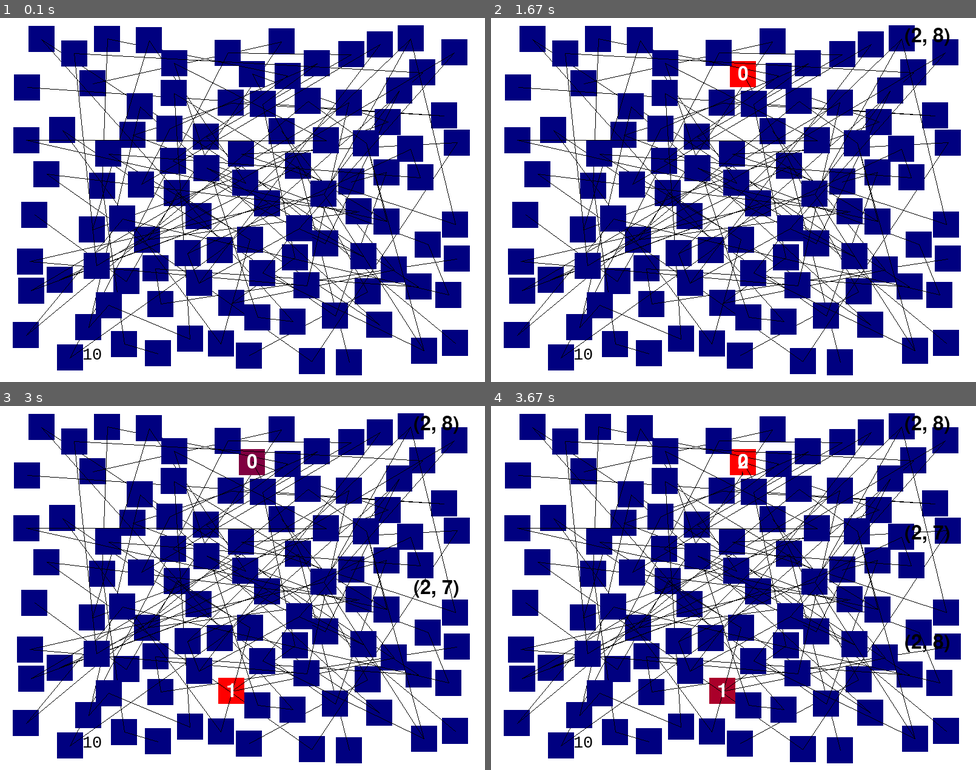
Above: before the commit, frames 1-4 (two rows, left to right).
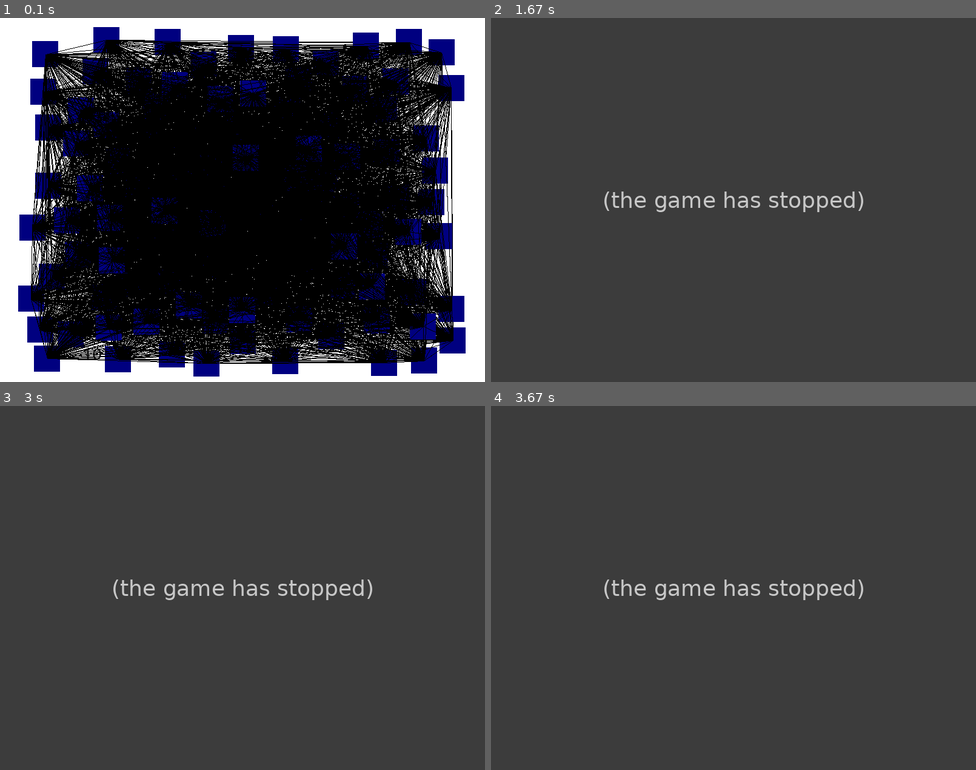
Above: after the commit, the same moments.

Repository: Dryspell/NetworkxPygameExp
Game: pygame game, started from main.py
The game is run twice, just before and just after one commit, with the same random seed, the same clock (stepped at 60 frames per second) and the same inputs.
Inputs:
- Up to frame 1 (0.1 s): no input
- Up to frame 2 (1.67 s): no input
- Up to frame 3 (3 s): no input
- Up to frame 4 (3.67 s): no input

The runs differ from the first frame. In frame 1, 72% of the frame differs, in the area x 2-97%, y 2-99%; in frame 2, 100%, in the area x 0-100%, y 0-100%; in frame 3, 100%; in frame 4, 100%.
Error after the commit: AttributeError: 'dict' object has no attribute 'index' (main.py line 157); the game stopped at 1 s (later frames are placeholders)

Commit message:
updated dicts to classes

Diff:
--- a/main.py
+++ b/main.py
@@ -5,11 +5,7 @@
 import networkx as nx
 import numpy as np
 import pandas
-
-# G = nx.grid_graph(dim=(3,3))
-# print(nx.to_pandas_adjacency(G))
-# print(nx.to_dict_of_lists(G))
-# print(nx.to_dict_of_dicts(G))
+from pyparsing import col
 
 WHITE = (255, 255, 255)
 GREEN = (0, 255, 0)
@@ -25,6 +21,149 @@
         if node['name'] == name:
             return node
 
+class Node:
+    name = ""
+    nodeCoords = ()
+    rectCoords = ()
+    color = ()
+    neighbors = []
+    edges = []
+    cellSize = 5
+
+    def __init__(self,name,nodes,matrix,cellSize):
+        self.name = name
+        self.nodeCoords = ()
+        self.rectCoords = ()
+        self.color = BLUE
+        neighbors = []
+        self.cellSize = cellSize
+
+        #generateNeighbors()
+        adjData = matrix[self.name]
+        adjDF = pd.DataFrame(adjData)
+        edgeData = adjDF.loc[adjDF.iloc[:, 0] == 1].index.values
+        for edge in edgeData:
+            for node in nodes:
+                if node.name == edge:
+                    self.edges.append(edge)
+                    self.neighbors.append(node)
+                    node.edges.append(edge)
+                    node.neighbors.append(self)
+                    # pygame.draw.line(display_surface,BLACK,self.nodeCoords,node.nodeCoords)
+                    break
+
+
+    def assignRandomPos(self,nodesToAvoid):
+        radius = self.cellSize
+        nodeInGoodPosition = True
+        self.nodeCoords = (float(random.random())*0.9*X + 0.05*X, float(random.random()) * 0.9*Y + 0.05*Y)
+        self.rectCoords = (self.nodeCoords[0] + (-0.45 * self.cellSize),
+                            self.nodeCoords[1] + (-0.45 * self.cellSize), .9 * self.cellSize,
+                            .9 * self.cellSize)
+        if len(nodesToAvoid) < 2:
+            return
+        for j in range(len(nodesToAvoid)):
+            distance = np.linalg.norm(np.subtract(nodesToAvoid[j].nodeCoords, self.nodeCoords))
+            if distance < radius:
+                self.assignRandomPos(nodesToAvoid)
+                return
+
+class Widget():
+    centerCoords = ()
+    checkpoints = []
+    vector = ()
+    direction = ()
+    shift = ()
+    minLerpCounter = 0
+    counter = minLerpCounter
+    maxLerpCounter = 1000
+    lerpFrequency = 20
+    size = 5
+    movement = 10
+
+    triangleCoords = [[1,0],
+                    [np.cos(np.pi *(2/3)), np.sin(np.pi*(2/3))],
+                    [np.cos(np.pi *(4/3)), np.sin(np.pi*(4/3))]]
+
+    def __init__(self,size, movement, checkpoints):
+        self.checkpoints = checkpoints
+        self.centerCoords = checkpoints[0].nodeCoords
+        self.minLerpCounter = 0
+        counter = self.minLerpCounter
+        self.maxLerpCounter = 1000
+        self.lerpFrequency = 20
+        self.size = 5
+        self.movement = 10
+
+        self.vector = np.subtract(self.checkpoints[0].nodeCoords,self.checkpoints[1].nodeCoords)
+        self.direction = self.vector / np.linalg.norm(self.vector)
+        self.shift = np.multiply(movement, self.direction)
+
+        for i in range(len(self.triangleCoords)):
+            self.triangleCoords[i] = [self.triangleCoords[i][0] * size, self.triangleCoords[i][1]*size]
+            self.triangleCoords[i] = [self.triangleCoords[i][0] + self.centerCoords[0][0], self.triangleCoords[i][1]+self.centerCoords[0][1]]
+
+    def animateWidget(self):
+        raise NotImplementedError
+
+    def updateWidget(self):
+        self.counter +=1
+        for i in self.triangleCoords:
+            for j in self.triangleCoords[i]:
+                x = self.triangleCoords[i][j][0]
+                y = self.triangleCoords[i][j][1]
+                self.triangleCoords[i][j] = pygame.math.Vector2((x,y)).lerp(self.checkpoints[1].nodeCoords,self.counter / self.maxLerpCounter)
+
+    def drawWidget(self,display_surface):
+        pygame.draw.polygon(display_surface, BLACK, self.triangleCoords)
+class Path():
+    parentNodes = []
+    pathNodes = {}
+    pathEdges = []
+    pathWidgets = {}
+    animators = []
+
+    def __init__(self,nodes,start=()):
+        parentNodes = nodes
+        pathNodes = {}
+        pathEdges = []
+        pathWidgets = {}
+        animators = []
+        self.addNode(start)
+        if (start == ()):
+            self.pathNodes[0] = nodes[random.randint(0,len(nodes)-1)]
+        print(self.pathNodes)
+
+    def getLast(self,negIndex=1):
+        return self.pathNodes[len(self.pathNodes)-negIndex]
+
+    def addNode(self,node):
+        self.pathNodes[len(self.pathNodes)] = node
+        if len(self.pathNodes)>1:
+            lastEdge = [self.getLast(1).nodeCoords,self.getLast(2).nodeCoords]
+            self.pathEdges.append([self.getLast(1),self.getLast(2)])
+            self.pathWidgets[len(self.pathEdges)] = []
+            # self.animators.append(animatePath(lastEdge,20,10))
+            # self.animators[-1].__next__()
+
+    def randomStep(self):
+        print(self.pathNodes)
+        nextStep = self.getLast(1).neighbors[random.randint(0,len(self.getLast(1).neighbors)-1)]
+        self.addNode(nextStep)
+        self.updateColors()
+
+    def updateColors(self):
+        for node in self.pathNodes:
+            index = self.pathNodes.index(node)
+            r = (((index + 1) / len(path))* SPECIALCOLOR[0]) + (((len(path)-index - 1) / len(path))* BLUE[0])
+            g = (((index + 1) / len(path))* SPECIALCOLOR[1]) + (((len(path)-index - 1) / len(path))* BLUE[1])
+            b = (((index + 1) / len(path))* SPECIALCOLOR[2]) + (((len(path)-index - 1) / len(path))* BLUE[2])
+            node.color = (r,g,b)
+
+    def genAnimationWidgets(self, size, movement):
+        for edge in self.pathWidgets.index:
+            self.pathWidgets[edge].append(Widget(size,movement,edge[0].nodeCoords))
+
 def generateGraph(k):
     dimG = 1
     G = nx.grid_graph(dim=(k, k))
@@ -34,65 +173,25 @@
     for i in range(int(np.ceil(0.5 * len(matrix)))):
         if i * i >= len(matrix):
             dimG = i
-            # print(dimG)
             break
 
-
-    nodeData = {'name': "",
-                'adjData': "",
-                'nodeCoords': (),
-                'rectCoords': (),
-                'color': "",
-                'edgeData' : [],
-                'edgeVectors':{}}
     nodes = []
-
     for i in range(len(matrix)):
-        nodeData['name'] = matrix.index[i]
-        nodeData['adjData'] = matrix[nodeData['name']]
         col = 1 + (i % dimG)
         row = 1 + np.floor(i / dimG)
         cellSize = min(.8 * X, .8 * Y) / dimG
 
-        # nodeData['nodeCoords'] = ((float(col * cellSize), float(row * cellSize)))
-        # nodeData['nodeCoords'] = (float(random.random()) * dimG * cellSize, float(random.random()) * dimG * cellSize)
-        def assignRandomPos():
-            radius = cellSize
-            nodeInGoodPosition = True
-            nodeData['nodeCoords'] = (float(random.random())*0.9*X + 0.05*X, float(random.random()) * 0.9*Y + 0.05*Y)
-            if len(nodes) < 2:
-                return
-            for j in range(len(nodes)):
-                distance = np.linalg.norm(np.subtract(nodes[j]['nodeCoords'], nodeData['nodeCoords']))
-                print(distance)
-                if distance < radius:
-                    assignRandomPos()
-                    return
-
-        assignRandomPos()
-
-        nodeData['rectCoords'] = (nodeData['nodeCoords'][0] + (-0.45 * cellSize),
-                                       nodeData['nodeCoords'][1] + (-0.45 * cellSize), .9 * cellSize,
-                                       .9 * cellSize)
-        nodeData['color'] = BLUE
-
-        adjDF = pd.DataFrame(nodeData['adjData'])
-        nodeData['edgeData'] = adjDF.loc[adjDF.iloc[:, 0] == 1].index.values
-
-        nodes.append(nodeData.copy())
-
-    nodesDF = pd.DataFrame(nodes)
-    for node in nodes:
-        for edge in node['edgeData']:
-            node['edgeVectors'][edge] = (node['nodeCoords'], (getNodeDataByName(edge,nodes)['nodeCoords']))
-            # print(node['edgeVectors'])
+        newNode = Node(matrix.index[i],nodes,matrix,cellSize)
+        newNode.assignRandomPos(nodes)
+        nodes.append(newNode)
+
     return nodes
 
 def drawGraph(nodes,pathData, display_surface):
     for node in nodes:
-        pygame.draw.rect(display_surface, node['color'], node['rectCoords'])
-        for edge in node['edgeData']:
-            pygame.draw.line(display_surface,(0,0,0),node['edgeVectors'][edge][0], node['edgeVectors'][edge][1])
+        pygame.draw.rect(display_surface, node.color, node.rectCoords)
+        for neighbor in node.neighbors:
+            pygame.draw.line(display_surface,(0,0,0),node.nodeCoords,neighbor.nodeCoords)
 
     font = pygame.font.Font('freesansbold.ttf', 32)
     try:
@@ -129,113 +228,19 @@
 #     if mode == "ALL":
 #         for index in pathData:
 
-def animatePath(coords,size,movement, display_surface):
-    if len(coords) < 2:
-        return
-
-    vector = np.subtract(coords[1],coords[0])
-    direction = vector / np.linalg.norm(vector)
-    shift = np.multiply(movement, direction)
-    # print(shift)
-
-    triangleCoords = [[1,0],
-                      [np.cos(np.pi *(2/3)), np.sin(np.pi*(2/3))],
-                      [np.cos(np.pi *(4/3)), np.sin(np.pi*(4/3))]]
-    # print(triangleCoords)
-    for i in range(len(triangleCoords)):
-        triangleCoords[i] = [triangleCoords[i][0] * size, triangleCoords[i][1]*size]
-        triangleCoords[i] = [triangleCoords[i][0] + coords[0][0], triangleCoords[i][1]+coords[0][1]]
-
-    widgets = {}
-    widgets['coords'] = []
-    widgets['counters'] = [0]
-    widgets['index'] = []
-    COUNTERMAX = 1000
-    FREQUENCY = 20
-    try:
-        while True:
-            if widgets['counters'][0] % FREQUENCY == 0:
-                widgets['counters'].append(0)
-                widgets['coords'].append(triangleCoords)
-                widgets['index'].append(len(widgets['coords']) - 1)
-            for i in range(len(widgets['coords'])):
-                for j in range(len(widgets['coords'][i])):
-                    x = widgets['coords'][i][j][0]
-                    y = widgets['coords'][i][j][1]
-                    # print(x,y)
-                    widgets['coords'][i][j] = pygame.math.Vector2((x,y)).lerp(coords[1],widgets['counters'][i]/COUNTERMAX)
-                    widgets['counters'][i] +=1
-                    if widgets['counters'][i] >= COUNTERMAX:
-                        return
-                    # # print(widget)
-                    # for i in range(len(widgets['coords'][k])):
-                    #     widgets['coords'][i] = [widgets['coords'][i][0] + shift[0], widgets['coords'][i][1]+shift[1]]
-                    # print(widget)
-                    pygame.draw.polygon(display_surface, BLACK, widgets['coords'][i])
-            (yield)
-    except GeneratorExit:
-        return
-
 def drawClock(text, display_surface):
     font = pygame.font.SysFont('Consolas', 30)
     display_surface.blit(font.render(text, True, (0, 0, 0)), (0.15 * X, 0.9 * Y))
 
-def randomStep(pathData, nodes, display_surface):
-    if not pathData:
-        pathData['path'] = {}
-        pathData['pathString'] = ""
-        pathData['animators'] = []
-        pathData['pathCoords'] = []
-        hasUnique = False
-        for node in nodes:
-            if node['color'] == SPECIALCOLOR:
-                hasUnique = True
-                unique = node
-            else:
-                node['color'] = BLUE
-        if not hasUnique:
-            hasUnique = True
-            unique = nodes[random.randint(0,len(nodes)-1)]
-            unique['color'] = SPECIALCOLOR
-            pathData['path'][0] = unique
-
-    else:
-        unique = pathData['path'][len(pathData['path'])-1]
-        nextStep = getNodeDataByName(unique['edgeData'][random.randint(0,len(unique['edgeData'])-1)],nodes)
-        pathData['pathCoords'].append(nextStep['nodeCoords'])
-        # print(nextStep)
-        pathData['pathString'] += "\n"+str(np.subtract(nextStep['nodeCoords'],unique['nodeCoords']))
-        nextStep['color'] = SPECIALCOLOR
-        pathData['path'][len(pathData['path'])] = nextStep
-
-    path = pathData['path']
-    for index in pathData['path']:
-        r = (((index + 1) / len(path))* SPECIALCOLOR[0]) + (((len(path)-index - 1) / len(path))* BLUE[0])
-        g = (((index + 1) / len(path))* SPECIALCOLOR[1]) + (((len(path)-index - 1) / len(path))* BLUE[1])
-        b = (((index + 1) / len(path))* SPECIALCOLOR[2]) + (((len(path)-index - 1) / len(path))* BLUE[2])
-        pathData['path'][index]['color'] = (r,g,b)
-    if len(pathData['pathCoords']) > 1:
-        lastEdge = [pathData['pathCoords'][-2],pathData['pathCoords'][-1]]
-
-        if len(pathData['animators']) >0:
-            pathData['animators'][-1].close()
-        pathData['animators'].append(animatePath(lastEdge,20,10,display_surface))
-        pathData['animators'][-1].__next__()
-    return pathData
-
 def main():
     pygame.init()
 
     display_surface = pygame.display.set_mode((X, Y))
     pygame.display.set_caption('GraphTesting')
 
-    # font = pygame.font.Font('freesansbold.ttf', 32)
-    # text = font.render('GeeksForGeeks', True, green, blue)
-    # textRect = text.get_rect()
-    # textRect.center = (X // 2, Y // 2)
-
     pathData = {}
     nodes = generateGraph(10)
+    path = Path(nodes)
 
     clock = pygame.time.Clock()
     counter, text = 10, '10'.rjust(3)
@@ -257,7 +262,8 @@
         # display_surface.blit(text, textRect)
         for event in pygame.event.get():
             if event.type == TAKERANDOMSTEP and not pause:
-                pathData = randomStep(pathData,nodes,display_surface)
+                path.randomStep()
+                # pathData = randomStep(pathData,nodes,display_surface)
                 draw()
             if event.type == ANIMATESTEP:
                 draw()
